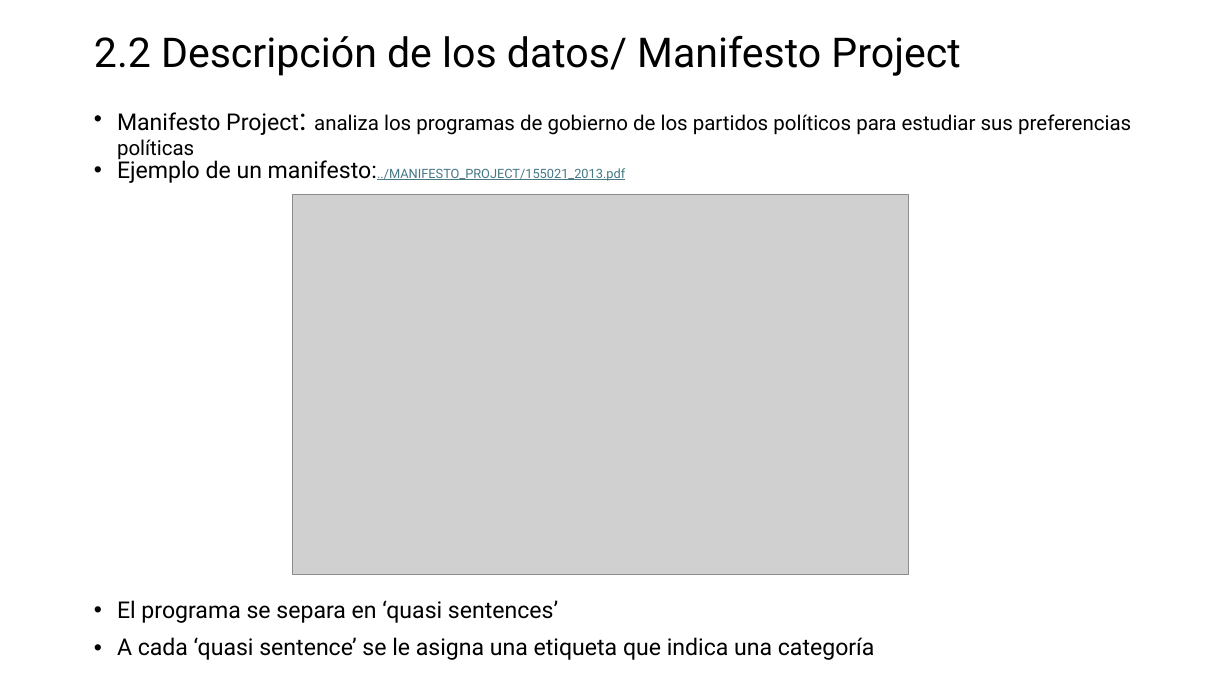
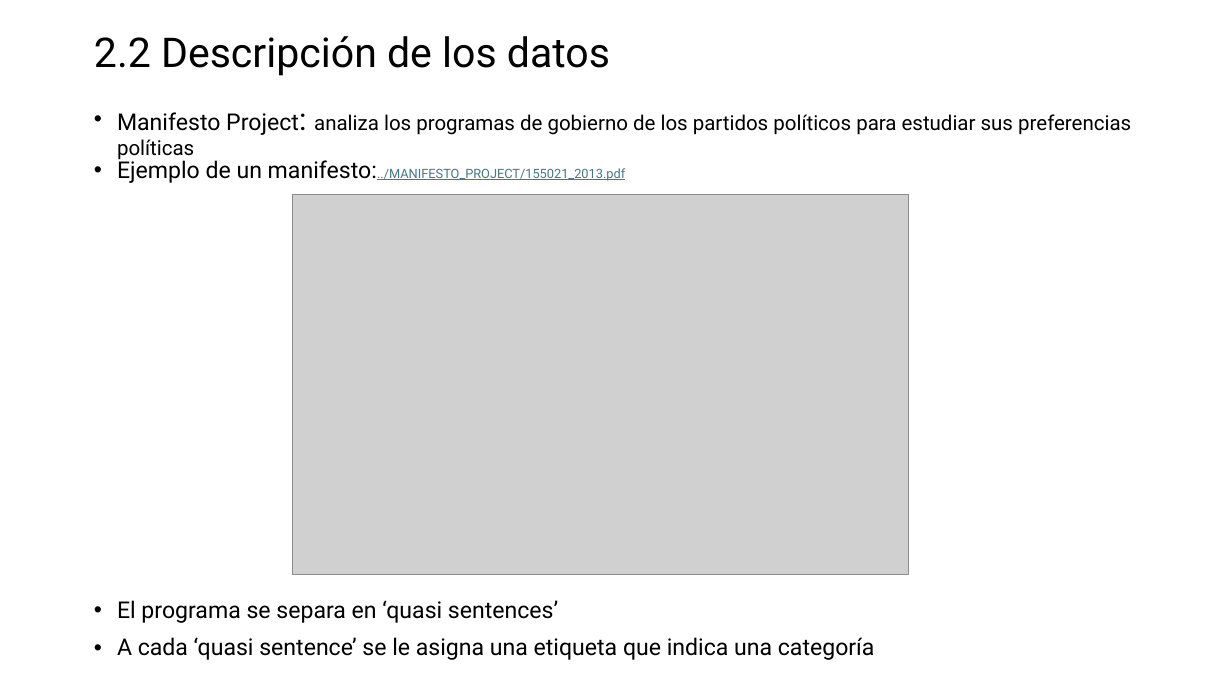
Before and after one commit to MatiasBunsterRaby/Capstone_git, a slide deck: slide 6 of Pres Capstone MBunster 2.pptx (slide 5 before the commit). Drawn at 1232x693 pixels with LibreOffice and Linux fonts; fonts in the diff are those of the drawing; grey boxes stand for pictures. Boxes give left, top, right and bottom in pixels: in the first picture for what was removed or moved away, otherwise in the second. Text is boxed around its words. In the diff, an @@ line names an element or a change of style, - is before the commit and + after.

```diff
--- a/Pres Capstone MBunster 2.pptx
+++ b/Pres Capstone MBunster 2.pptx
@@ title at (94, 36, 610, 76): text changed @@
-2.2 Descripción de los datos/ Manifesto Project
+2.2 Descripción de los datos
```
Also in this commit, not shown: 12 other slides changed, 3 slides added, 2 slides removed, 4 other files.
